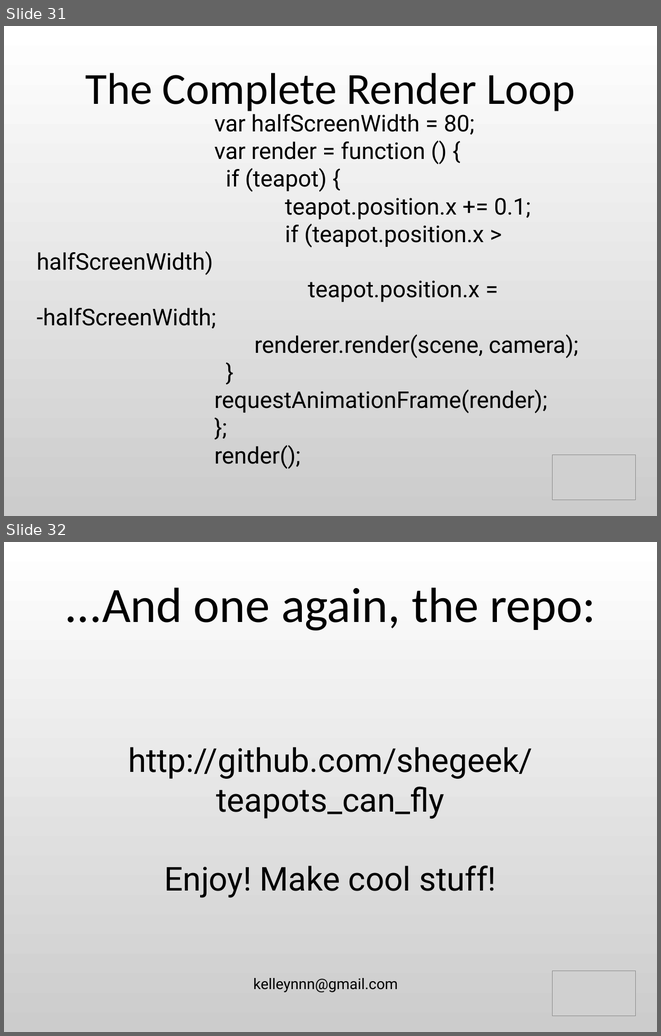
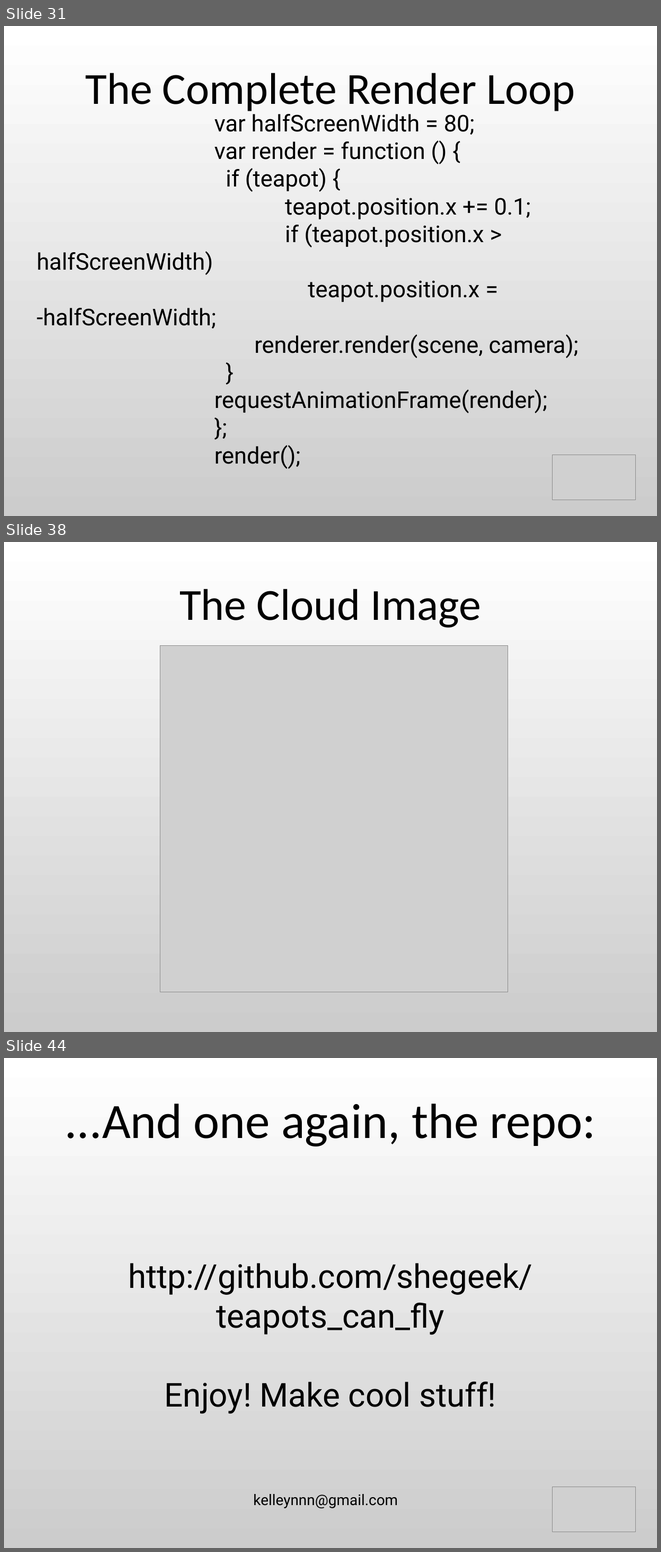
Before and after one commit to shegeek/teapots_can_fly, a slide deck: slides/teapots_can_fly-slides.odp. Shown one above the other, each under a label of ours: slides 31 and 32 before the commit, slides 31, 38 and 44 after it; the slides between them are not shown. The pictures are 661x1036 and 661x1552 pixels, drawn with LibreOffice and Linux fonts; fonts in the diff are those of the drawing; grey boxes stand for pictures. Boxes give left, top, right and bottom in pixels: in the first picture for what was removed or moved away, otherwise in the second. Text is boxed around its words. In the diff, an @@ line names an element or a change of style, - is before the commit and + after.

```diff
--- a/slides/teapots_can_fly-slides.odp
+++ b/slides/teapots_can_fly-slides.odp
@@ slide 38 added at box(4, 542, 657, 1032), background gradient #FFFFFF to #CCCCCC @@
@@ title added at box(179, 589, 482, 628), 54 pt, text #000000 @@
+The Cloud Image
@@ picture added at box(160, 646, 508, 992) @@
@@ what was slide 32 is now slide 44 @@
```
Also in this commit, not shown: 12 other slides added, 7 other files.
